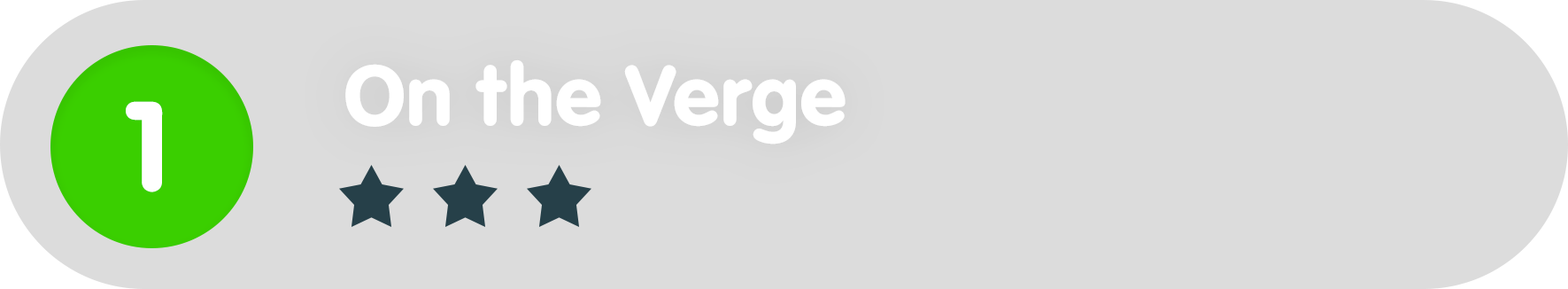
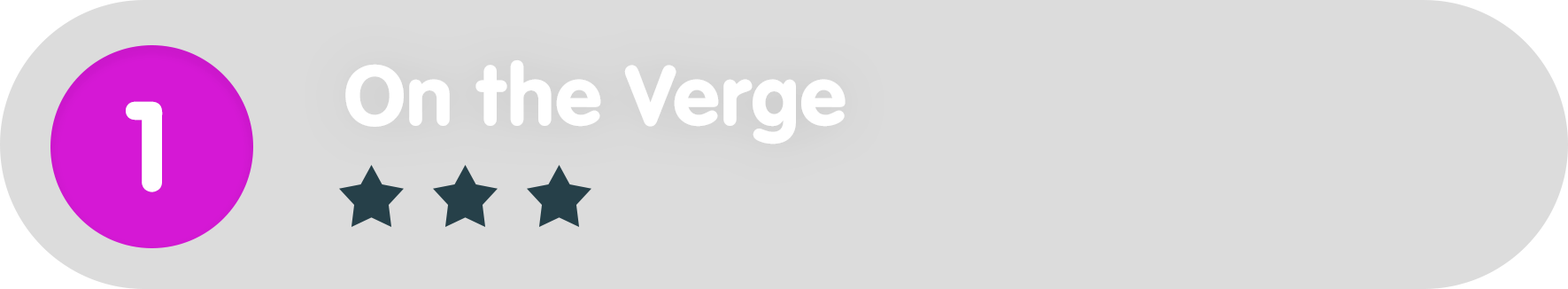
Revision of a layered w=1568, h=289 image; what changed, layer by layer:
painted on "Ellipse_green" over [50, 45, 254, 248]
